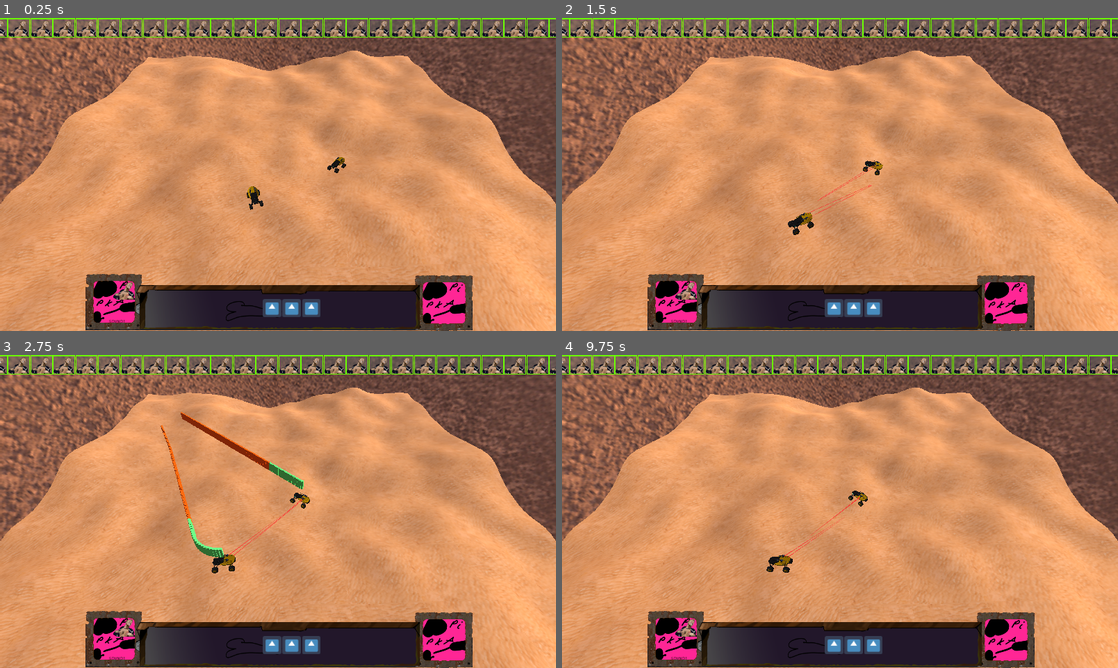
Above: before the commit, frames 1-4 (two rows, left to right).
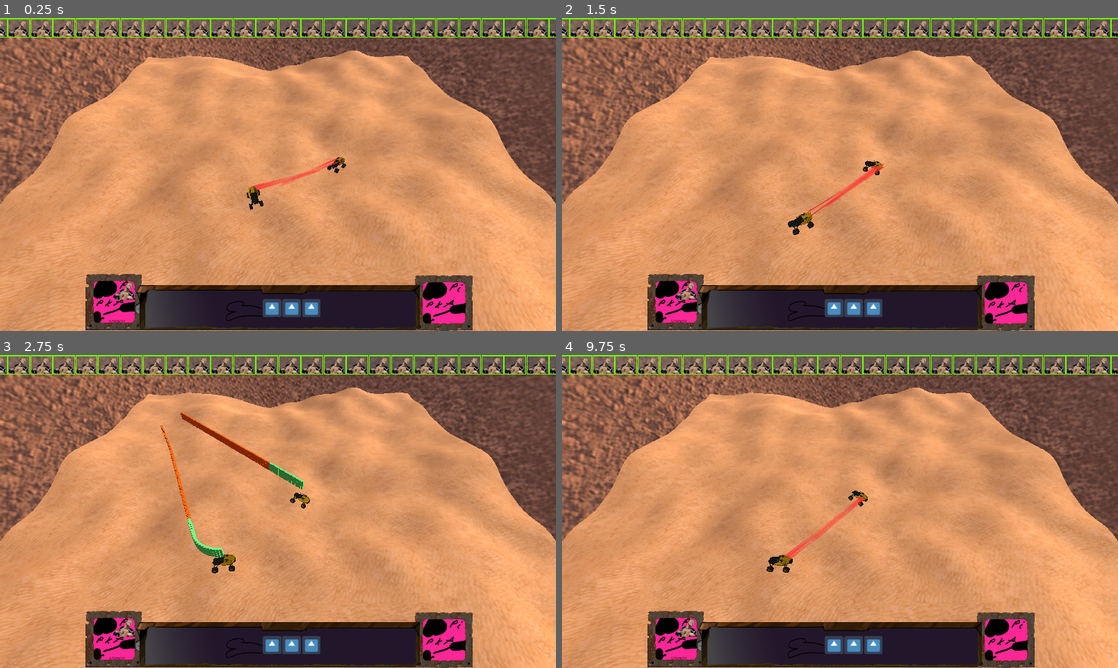
Above: after the commit, the same moments.

Repository: RealmHost002/game_about_desert_and_corovans
Game: Godot game, scene res://main.tscn
The game is run twice, just before and just after one commit, with the same random seed, the same clock (stepped at 60 frames per second) and the same inputs. The engine's default icon, where the game draws it, is replaced by a stand-in: a white triangle on a blue panel in a dark square.
Inputs (mouse positions are in pixels of both pictures, inside the frame that each line leads up to):
- Up to frame 1 (0.25 s): no input
- Up to frame 2 (1.5 s): click (1006, 302) at 0.5 s; click (834, 309) at 1.25 s
- Up to frame 3 (2.75 s): click (289, 646) at 2 s
- Up to frame 4 (9.75 s): click (862, 646) at 2.75 s; click (1006, 639) at 3.5 s; click (834, 646) at 4.25 s; click (851, 646) at 5 s; click (862, 646) at 5.75 s; click (1006, 639) at 6.5 s; click (834, 646) at 7.25 s; click (851, 646) at 8 s; click (862, 646) at 8.75 s; tap Enter at 9.5 s; move the mouse to (962, 495) at 9.52 s; hold 1 (TEST_BUTTON_1) from 9.53 s (still down); click (962, 495) at 9.67 s

The runs differ from the first frame. In frame 1, 0.2% of the frame differs, in the area x 44-62%, y 44-56%; in frame 2, 0.3%, in the area x 43-58%, y 46-64%; in frame 3, less than 0.1%; in frame 4, 0.3%.

Commit message:
Some weap and car update

Diff:
--- a/BGMASTER.gd
+++ b/BGMASTER.gd
@@ -17,15 +17,17 @@
 
 func GAME_UNPAUSE():
 	for node in get_node("../cars").get_children():
-		node.set_process(true)
-		node.hide_path()
+		node.unpause()
+#		node.set_process(true)
+#		node.hide_path()
 		gamestate = 1
 		get_node("StepTimer").start()
 
 func GAME_PAUSE():
 	for node in get_node("../cars").get_children():
-		node.set_process(false)
-		node.show_path()
+		node.pause()
+#		node.set_process(false)
+#		node.show_path()
 		gamestate = 0
 
 func _on_StaticBody_input_event(camera, event, click_position, click_normal, shape_idx):
--- a/car.gd
+++ b/car.gd
@@ -10,7 +10,7 @@
 var right
 var destination = Vector3(0,0,0)
 var rotation_speed = 1
-
+var abilities = ['weap', 'weap']
 
 # Called when the node enters the scene tree for the first time.
 func _ready():
@@ -59,7 +59,25 @@
 	get_node("body").global_rotate(vec02.cross(Vector3(0, 1, 0)).normalized(), a2)
 
 
+func ability_used(id):
+	if abilities[id] == 'weap':
+		var w = get_node("body/weapons").get_child(id)
+		w.activate()
 
+	pass
+
+func pause():
+	self.set_process(false)
+	for w in get_node("body/weapons").get_children():
+		w.set_process(false)
+	show_path()
+
+func unpause():
+	self.set_process(true)
+	for w in get_node("body/weapons").get_children():
+		if w.target:
+			w.set_process(true)
+	hide_path()
 
 func hide_path():
 	for child in get_node("Mypath").get_children():
@@ -94,7 +112,10 @@
 
 func _on_input_event(camera, event, click_position, click_normal, shape_idx, from_gui = 0):
 	if from_gui:
-		pass
+		is_active = true
+		for node in get_parent().get_children():
+			if node != self:
+				node.is_active = false
 	else:
 		if event is InputEventMouseButton and event.pressed:
 			is_active = true
--- a/gui/TopIcon.tscn
+++ b/gui/TopIcon.tscn
@@ -4,7 +4,7 @@
 [ext_resource path="res://gui/textures/emptyBrown64x74.png" type="Texture" id=2]
 
 [node name="Node2D" type="TextureRect"]
-margin_right = 74.0
+margin_right = 75.0
 margin_bottom = 64.0
 texture = ExtResource( 2 )
 __meta__ = {
--- a/project.godot
+++ b/project.godot
@@ -32,6 +32,7 @@
 window/size/width=1920
 window/size/height=1080
 window/size/fullscreen=true
+window/vsync/use_vsync=false
 window/stretch/mode="viewport"
 
 [input]
--- a/scripts/weapons/weapon.gd
+++ b/scripts/weapons/weapon.gd
@@ -1,6 +1,6 @@
 extends Position3D
 
-var burst_size = 6.0
+var burst_size = 199.0
 var step_time = 1.0
 var death_zone = Vector2()
 var is_active = false
@@ -24,11 +24,11 @@
 		if node != get_parent().get_parent().get_parent():
 			target = node
 	var lb = load(path_to_fire_anim_node).instance()
-	self.add_child(lb)
+	get_parent().get_parent().get_parent().get_parent().get_parent().add_child(lb)
 	lb.global_transform = self.global_transform
 	lb.look_at(target.global_transform.origin, Vector3(0,1,0))
-	lb.scale.z = clamp((target.global_transform.origin - self.global_transform.origin).length(), 0, distance)
-	lb.scale.x = 0.1
+	lb.scale.z *= clamp((target.global_transform.origin - self.global_transform.origin).length(), 0, distance)
+	lb.scale.x *= 0.1
 
 	#IVAN PIDARAS
 
@@ -55,11 +55,16 @@
 #		print(result)
 		if result:
 			target = result['collider'].get_parent()
-		print(target)
+			print(target)
+			unactivate()
 	if event.is_action_pressed("tb2"):
 		fire()
 
-func activated():
+func unactivate():
+	get_node("area").hide()
+	is_active = false
+
+func activate():
 	get_node("area").get_surface_material(0).set_shader_param("death_zone1", death_zone)
 	get_node("area").show()
 	get_node("area").scale = Vector3(distance, distance, distance)
